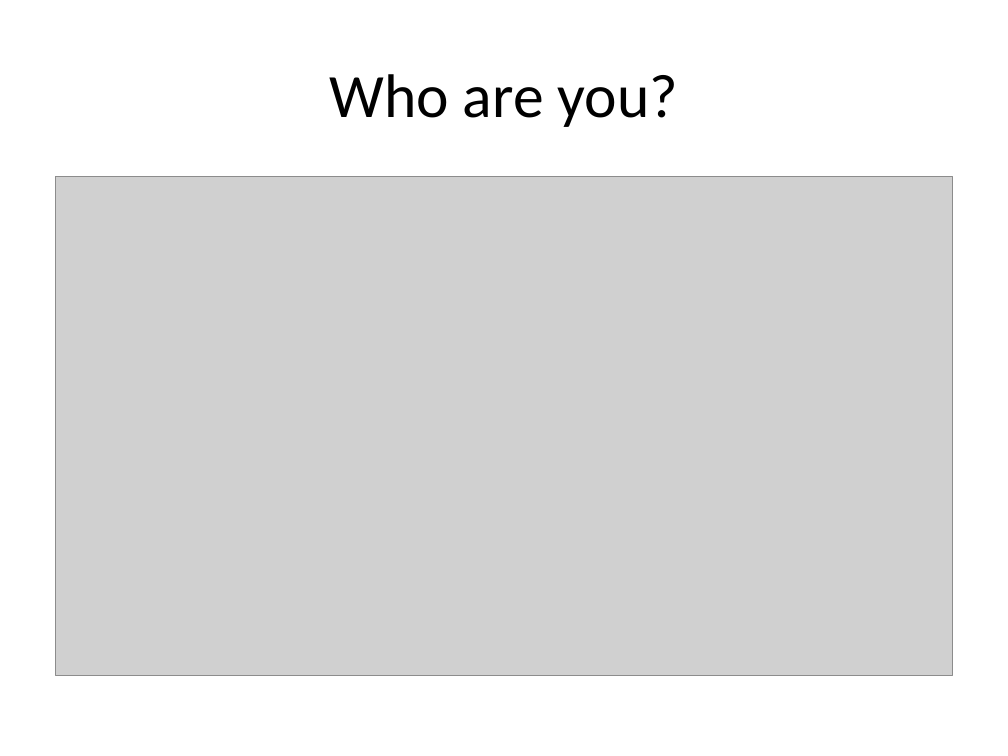
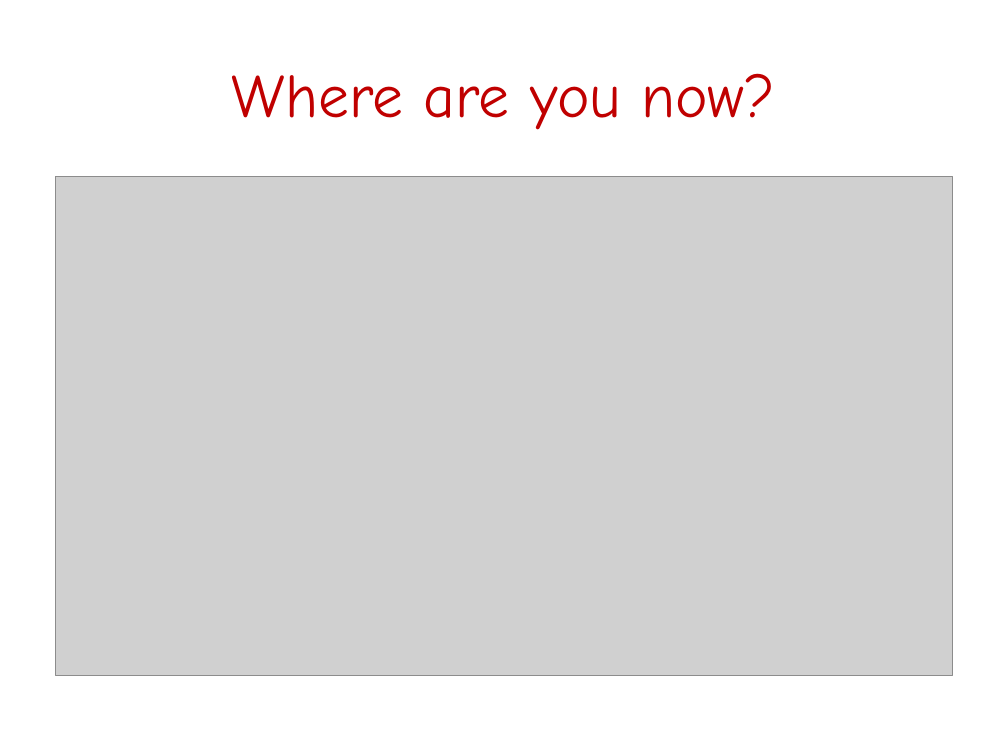
Before and after one commit to FeedMapping/Schema, a slide deck: slide 1 of slide/ppt/WhyMapping.pptx. Drawn at 1008x756 pixels with LibreOffice and Linux fonts; fonts in the diff are those of the drawing; grey boxes stand for pictures. Boxes give left, top, right and bottom in pixels: in the first picture for what was removed or moved away, otherwise in the second. Text is boxed around its words. In the diff, an @@ line names an element or a change of style, - is before the commit and + after.

```diff
--- a/slide/ppt/WhyMapping.pptx
+++ b/slide/ppt/WhyMapping.pptx
@@ title at [232, 73, 776, 130]: text changed; font Calibri to Comic Neue; text colour #000000 to #C00000 @@
-Who are you?
+Where are you now?
```
Also in this commit, not shown: 10 other slides changed.
